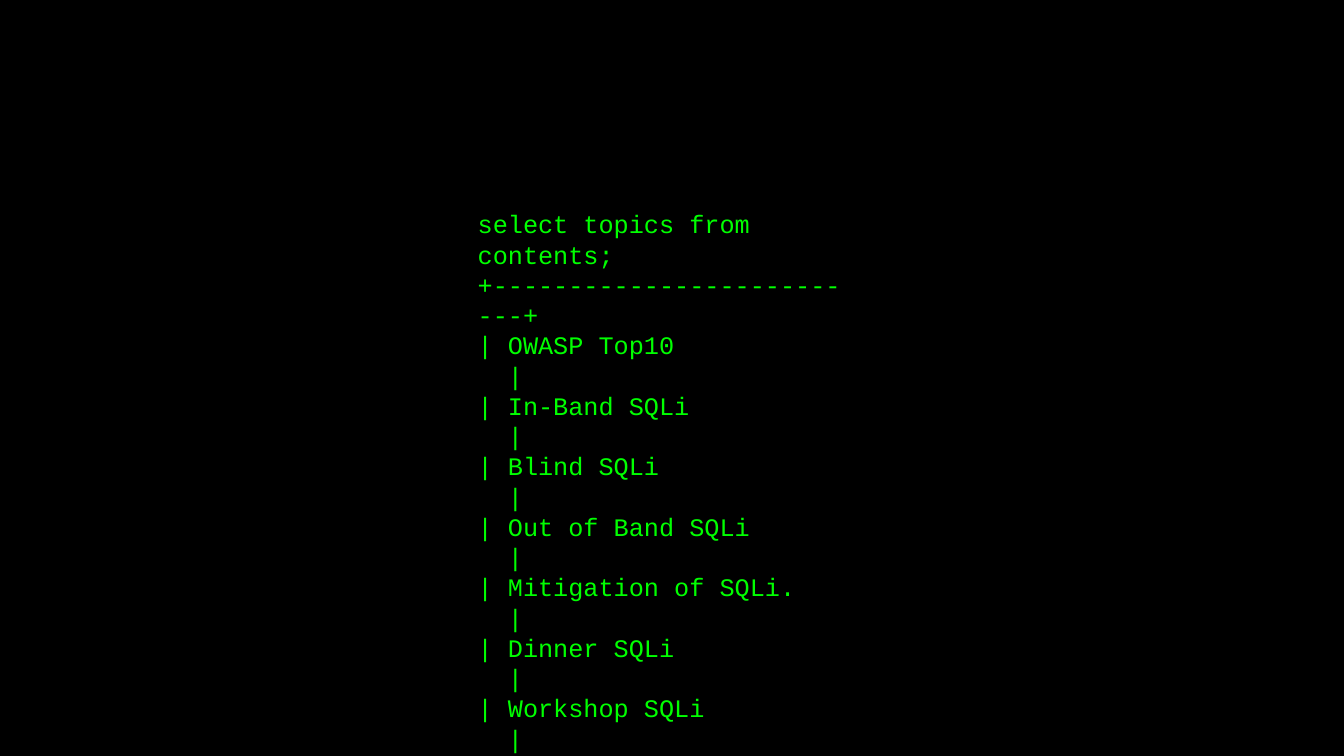
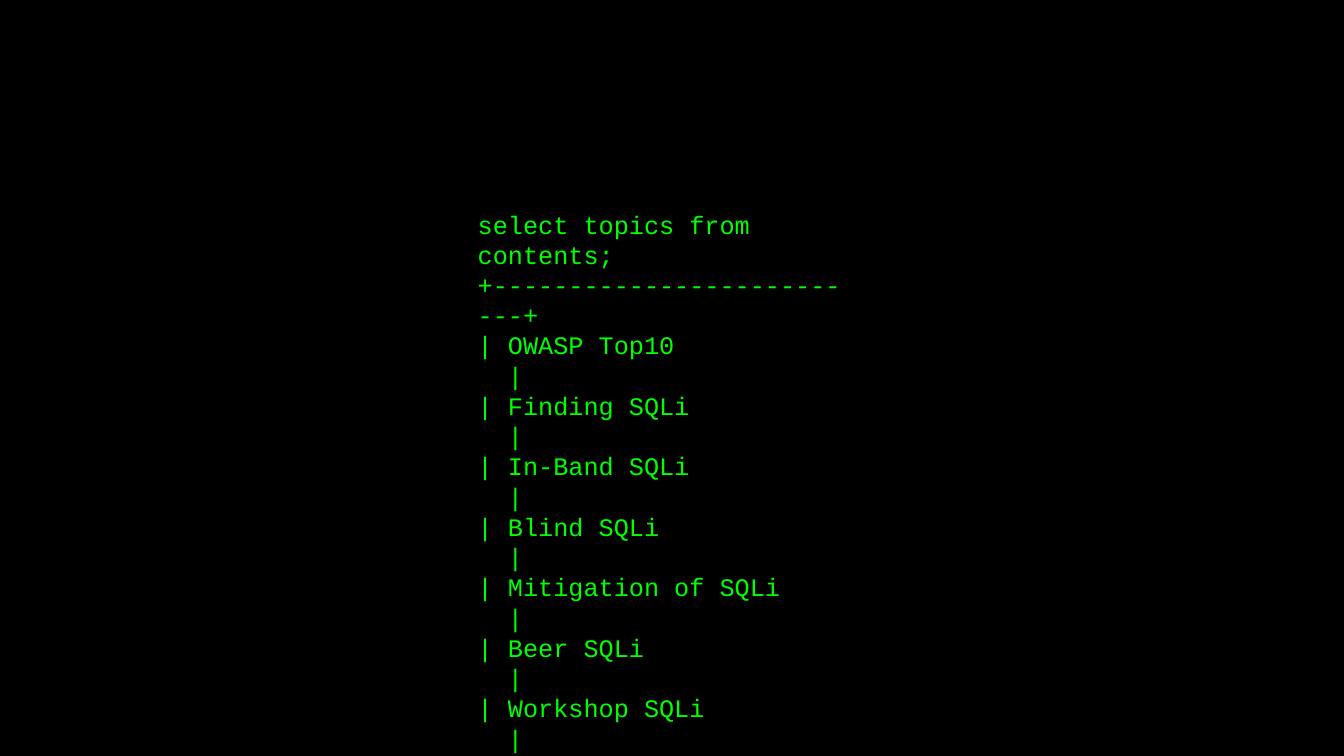
Before and after one commit to vortexau/sectalkscbr-sqli, a slide deck: slide 3 of slides/SQLi-Preso.pptx. Drawn at 1344x756 pixels with LibreOffice and Linux fonts; fonts in the diff are those of the drawing. Boxes give left, top, right and bottom in pixels: in the first picture for what was removed or moved away, otherwise in the second. Text is boxed around its words. In the diff, an @@ line names an element or a change of style, - is before the commit and + after.

```diff
--- a/slides/SQLi-Preso.pptx
+++ b/slides/SQLi-Preso.pptx
@@ text at [508,396,689,421]: paragraph added @@
+| Finding SQLi |
@@ text at [508,578,781,662]: text changed @@
-| Out of Band SQLi |
-| Mitigation of SQLi. |
-| Dinner SQLi |
+| Mitigation of SQLi |
+| Beer SQLi |
```
Also in this commit, not shown: 5 other slides changed, 5 slides added, 3 slides removed.
